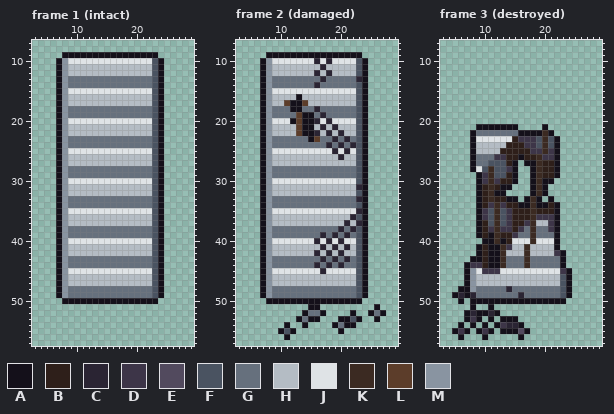
Two versions of one pixel-art file, art/structures/town_steps.aseprite. The picture above is the old version.
32x58 pixels, 4 frames. Colours within 5 levels of each other are drawn and written as one. Shown: frame 1 (intact): x 3..29, y 7..57; frame 2 (damaged): x 3..29, y 7..57; frame 3 (destroyed): x 3..29, y 7..57. The commit also changed other frames, which this record leaves out.
Palette (. is transparent): A #14101a  B #2e1f1a  C #2a2433  D #3d3548  E #524a5e  F #4a5361  G #66707d  H #b4bcc4  J #dfe3e6  K #3b2a22  L #5c3d2a  M #8994a1
Pixels before, frame 1 (intact), first column x 7:
 9 .AAAAAAAAAAAAAAAA.
10 AMJJJJJJJJJJJJJJFA
11 AMHHHHHHHHHHHHHHFA
12 AMHHHHHHHHHHHHHHFA
13 AMGGGGGGGGGGGGGGFA
14 AMGGGGGGGGGGGGGGFA
15 AMJJJJJJJJJJJJJJFA
16 AMHHHHHHHHHHHHHHFA
17 AMHHHHHHHHHHHHHHFA
18 AMGGGGGGGGGGGGGGFA
19 AMGGGGGGGGGGGGGGFA
20 AMJJJJJJJJJJJJJJFA
21 AMHHHHHHHHHHHHHHFA
22 AMHHHHHHHHHHHHHHFA
23 AMGGGGGGGGGGGGGGFA
24 AMGGGGGGGGGGGGGGFA
25 AMJJJJJJJJJJJJJJFA
26 AMHHHHHHHHHHHHHHFA
27 AMHHHHHHHHHHHHHHFA
28 AMGGGGGGGGGGGGGGFA
29 AMGGGGGGGGGGGGGGFA
30 AMJJJJJJJJJJJJJJFA
31 AMHHHHHHHHHHHHHHFA
32 AMHHHHHHHHHHHHHHFA
33 AMGGGGGGGGGGGGGGFA
34 AMGGGGGGGGGGGGGGFA
35 AMJJJJJJJJJJJJJJFA
36 AMHHHHHHHHHHHHHHFA
37 AMHHHHHHHHHHHHHHFA
38 AMGGGGGGGGGGGGGGFA
39 AMGGGGGGGGGGGGGGFA
40 AMJJJJJJJJJJJJJJFA
41 AMHHHHHHHHHHHHHHFA
42 AMHHHHHHHHHHHHHHFA
43 AMGGGGGGGGGGGGGGFA
44 AMGGGGGGGGGGGGGGFA
45 AMJJJJJJJJJJJJJJFA
46 AMHHHHHHHHHHHHHHFA
47 AMHHHHHHHHHHHHHHFA
48 AMGGGGGGGGGGGGGGFA
49 AMGGGGGGGGGGGGGGFA
50 .AAAAAAAAAAAAAAAA.
Pixels before, frame 2 (damaged), first column x 7:
 9 .AAAAAAAAAAAAAAAA....
10 AMJJJJJJJCJCJJJJFA...
11 AMHHHHHHHHCHHHHHFA...
12 AMHHHHHHHCHCHHHHFA...
13 AMGGGGGGGGCGGGGGCA...
14 AMGGGGGGGCGGGGGGFA...
15 AMJJJJJJJJJJJJJJFA...
16 AMHHHHAHHHHHHHHHFA...
17 AMHHLAALHHHHHHHHFA...
18 AMGGGAAGGCGGGGGGFA...
19 AMGGGGLAAGCGGGGGFA...
20 AMJJJALAACJCJJJJFA...
21 AMHHHHLAAHCHCHHHFA...
22 AMHHHHLAACHCHCHHFA...
23 AMGGGGGGALGGCGCGFA...
24 AMGGGGGGGGGCGCGCFA...
25 AMJJJJJJJJJJCJCJFA...
26 AMHHHHHHHHHHHCHHFA...
27 AMHHHHHHHHHHHHHHFA...
28 AMGGGGGGGGGGGGGGFA...
29 AMGGGGGGGGGGGGGGFA...
30 AMJJJJJJJJJJJJJJFA...
31 AMHHHHHHHHHHHHHHCA...
32 AMHHHHHHHHHHHHHHFA...
33 AMGGGGGGGGGGGGGGCA...
34 AMGGGGGGGGGGGGGGFA...
35 AMJJJJJJJJJJJJJJCA...
36 AMHHHHHHHHHHHHHCFA...
37 AMHHHHHHHHHHHHCHCA...
38 AMGGGGGGGGGGGCGCFA...
39 AMGGGGGGGGCGCGCGFA...
40 AMJJJJJJJCJCJCJJFA...
41 AMHHHHHHHHCHCHCHFA...
42 AMHHHHHHHCHCHCHHFA...
43 AMGGGGGGGGCGCGCGFA...
44 AMGGGGGGGCGCGCGGFA...
45 AMJJJJJJJJCJJJJJFA...
46 AMHHHHHHHHHHHHHHFA...
47 AMHHHHHHHHHHHHHHFA...
48 AMGGGGGGGGGGGGGGFA...
49 AMGGGGGGGGGGGGGGFA...
50 .AAAAAAAAAAAAAAAA....
51 ........AA.........A.
52 .......AGGA....A..AGA
53 ......AGAA...AAFA..A.
54 ....A..A....AGAA.....
55 ...AFA.......A.......
56 ....A................
Pixels before, frame 3 (destroyed), first column x 5:
21 ....AAAAAAA....A....
22 ...AGGGGGGGAAAAKA...
23 ...AJJJJJJBDDDFKFA..
24 ...AHHHHHBBBDDFKFA..
25 ...AHHHHBBBBBDDKDA..
26 ...AGGGDDBBABBKDDA..
27 ...AGGFFFBA.AAKBBA..
28 ...AJFKFFDA..AKBBA..
29 ....ADKFFBA..AKBBA..
30 ....ADKDBBA..AKAA...
31 ....ABKBAA...AKA....
32 ....ABKAA....AKA....
33 ....ABKBBAA.AKA.A...
34 ....ABDKDBBAAKAABA..
35 ....ADFKFDBBBKBBBA..
36 ....ADFKFDBBBKDDDA..
37 ....ABFKFDBBDKHHDA..
38 ....ABDKDDBDGKGGDA..
39 ....ABAKBBDGGKGGGA..
40 .....AAKABJJJKJJJA..
41 ....ABAAKDHHKHHHHA..
42 ....ABAAKHHHKHHHHDA.
43 ...AABAAKGGGKGGGGGA.
44 ..ADDBAAKGGGKGGGGGA.
45 ..AMJDDDJJJJJJJJJJDA
46 ..AMHHHHHHHHHHHHHHFA
47 ..AMHHHHHHHHHHHHHHFA
48 .AAMGGGGGCGGGGGGGGFA
49 ACACGGGGGGGCGGGGGGFA
50 .A.AAAAAAAAAAAAAAAA.
51 ...A..A.............
52 ..ACAACA............
53 ..ADA.A.AAA.........
54 .A.A.A.ADCCA........
55 ADA.ADA.AAAEA.......
56 .A...A.....A........
Once edited:
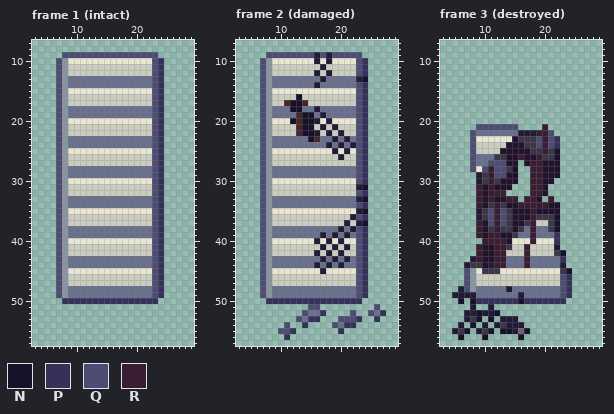
Colours new in this view: N #171229  P #36315b  Q #4d4d73  R #391d32
Commit message: feat: outline the world sel-out and shade it on seven-step hue-shifted ramps (#264)
From old to new:
colour B: #2e1f1a -> #22132c
colour C: #2a2433 -> #221b35
colour E: #524a5e -> #716273
colour G: #66707d -> #69708d
colour H: #b4bcc4 -> #caccbf
colour J: #dfe3e6 -> #e9e5d3
colour L: #5c3d2a -> #46282b
Frame 1 (intact):
y 9: x 8..23 AAAAAAAAAAAAAAAA -> QQQQQQQQQQQQQQQQ
y 10..49: x 7 A -> Q; x 23..24 FA -> QP
y 50: x 8..23 AAAAAAAAAAAAAAAA -> PPPPPPPPPPPPPPPP
Frame 2 (damaged):
y 9: x 8..23 AAAAAAAAAAAAAAAA -> QQQQQQQQCQCQQQQQ
y 10..12: x 7 A -> Q; x 23..24 FA -> QP
y 13: x 7 A -> Q; x 24 A -> N
y 14..15: x 7 A -> Q; x 23..24 FA -> QP
y 16: x 7 A -> Q; x 13 A -> N; x 23..24 FA -> QP
y 17..18: x 7 A -> Q; x 12..13 AA -> NN; x 23..24 FA -> QP
y 19: x 7 A -> Q; x 14..15 AA -> NN; x 23..24 FA -> QP
y 20: x 7 A -> Q; x 12 A -> N; x 14..15 AA -> NN; x 23..24 FA -> QP
y 21..22: x 7 A -> Q; x 14..15 AA -> NN; x 23..24 FA -> QP
y 23: x 7 A -> Q; x 15 A -> N; x 23..24 FA -> QP
y 24..30: x 7 A -> Q; x 23..24 FA -> QP
y 31: x 7 A -> Q; x 24 A -> N
y 32: x 7 A -> Q; x 23..24 FA -> QP
y 33: x 7 A -> Q; x 24 A -> N
y 34: x 7 A -> Q; x 23..24 FA -> QP
y 35: x 7 A -> Q; x 24 A -> N
y 36: x 7 A -> Q; x 23..24 FA -> QP
y 37: x 7 A -> Q; x 24 A -> N
y 38..49: x 7 A -> Q; x 23..24 FA -> QP
y 50: x 8..23 AAAAAAAAAAAAAAAA -> PPPPPPPPPPPPPPPP
y 51: x 15..16 AA -> QQ; x 26 A -> Q
y 52: x 14 A -> Q; x 17 A -> P; x 22 A -> Q; x 25 A -> Q; x 27 A -> P
y 53: x 13 A -> Q; x 15..16 AA -> PP; x 20..23 AAFA -> QQQP; x 26 A -> P
y 54: x 11 A -> Q; x 14 A -> P; x 19 A -> Q; x 21..22 AA -> PP
y 55: x 10..12 AFA -> QQP; x 20 A -> P
y 56: x 11 A -> P
Frame 3 (destroyed):
y 21: x 9..15 AAAAAAA -> QQQQQQQ; x 20 A -> R
y 22: x 8 A -> Q; x 16..21 AAAAKA -> CCCRRQ
y 23..24: x 8 A -> Q; x 19..22 FKFA -> QRQP
y 25: x 8 A -> Q; x 20 K -> R; x 22 A -> N
y 26: x 8 A -> Q; x 16 A -> R; x 19 K -> R; x 22 A -> N
y 27: x 8 A -> Q; x 11..13 FFF -> QQQ; x 15 A -> B; x 17..19 AAK -> BRR; x 22 A -> B
y 28: x 8 A -> Q; x 10..13 FKFF -> QRQQ; x 15 A -> N; x 18..19 AK -> RR; x 22 A -> B
y 29: x 9 A -> C; x 11..13 KFF -> RQQ; x 15 A -> B; x 18..19 AK -> RR; x 22 A -> B
y 30: x 9 A -> C; x 11 K -> R; x 15 A -> B; x 18..21 AKAA -> RRBB
y 31: x 9 A -> R; x 11 K -> R; x 13..14 AA -> BB; x 18..20 AKA -> RRB
y 32: x 9 A -> R; x 11..13 KAA -> RRR; x 18..20 AKA -> RRB
y 33: x 9 A -> R; x 11 K -> R; x 14..15 AA -> RR; x 17..19 AKA -> RRB; x 21 A -> R
y 34: x 9 A -> R; x 12 K -> R; x 16..20 AAKAA -> RRRRR; x 22 A -> B
y 35: x 9 A -> C; x 11..13 FKF -> QRQ; x 18 K -> R; x 22 A -> B
y 36: x 9 A -> C; x 11..13 FKF -> QRQ; x 18 K -> R; x 22 A -> N
y 37: x 9 A -> R; x 11..13 FKF -> QRQ; x 18 K -> R; x 22 A -> N
y 38: x 9 A -> R; x 12 K -> R; x 18 K -> R; x 22 A -> N
y 39: x 9 A -> R; x 11..12 AK -> RR; x 18 K -> R; x 22 A -> P
y 40: x 10..13 AAKA -> RRRR; x 18 K -> R; x 22 A -> P
y 41: x 9 A -> R; x 11..13 AAK -> BRR; x 17 K -> R; x 22 A -> C
y 42: x 9 A -> R; x 11..13 AAK -> BRR; x 17 K -> R; x 23 A -> N
y 43: x 8..9 AA -> CR; x 11..13 AAK -> BRR; x 17 K -> R; x 23 A -> P
y 44: x 7 A -> C; x 11..13 AAK -> CRR; x 17 K -> R; x 23 A -> C
y 45: x 7 A -> Q; x 24 A -> N
y 46..47: x 7 A -> Q; x 23..24 FA -> QP
y 48: x 6..7 AA -> CQ; x 23..24 FA -> QP
y 49: x 5 A -> C; x 7 A -> C; x 23..24 FA -> QP
y 50: x 6 A -> N; x 8..23 AAAAAAAAAAAAAAAA -> NPPPPPPPNPPPPPPP
y 51: x 8 A -> C; x 11 A -> C
y 52: x 7 A -> C; x 9..10 AA -> NC; x 12 A -> N
y 53: x 7 A -> C; x 9 A -> N; x 11 A -> N; x 13..15 AAA -> CCC
y 54: x 6 A -> C; x 8 A -> N; x 10 A -> C; x 12 A -> C; x 16 A -> C
y 55: x 5 A -> C; x 7 A -> N; x 9 A -> C; x 11 A -> N; x 13..15 AAA -> NNC; x 17 A -> N
y 56: x 6 A -> N; x 10 A -> N; x 16 A -> N
Pixel boxes of the changes (left, top, right, bottom) in both pictures:
changed: (56, 52, 164, 304)
changed: (260, 52, 386, 340)
changed: (452, 124, 572, 340)
